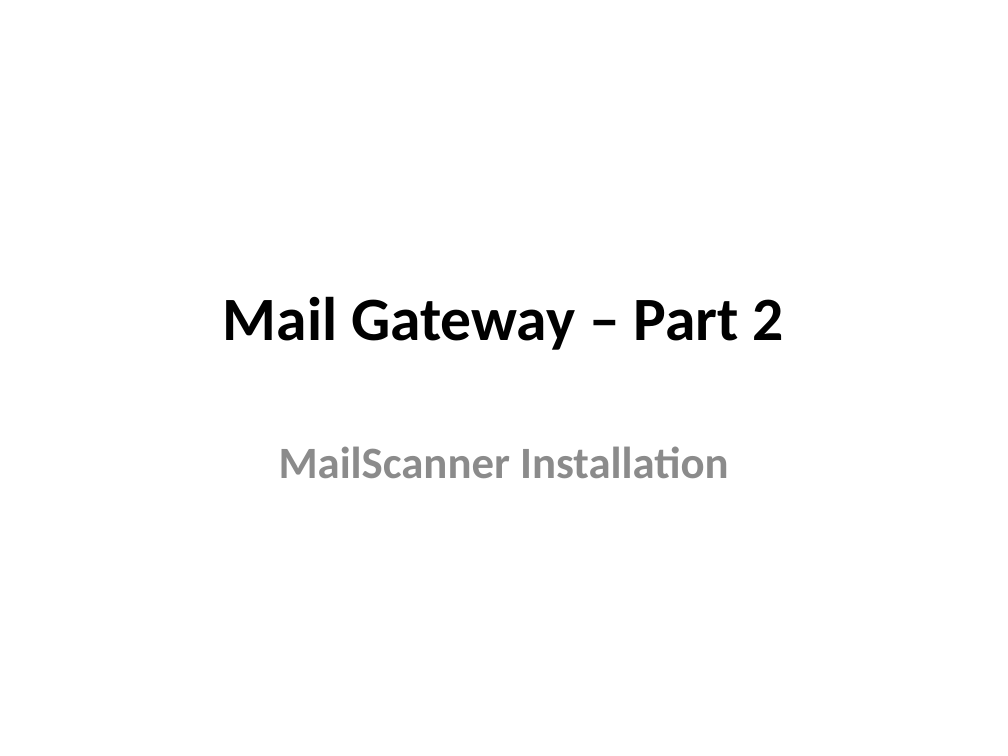
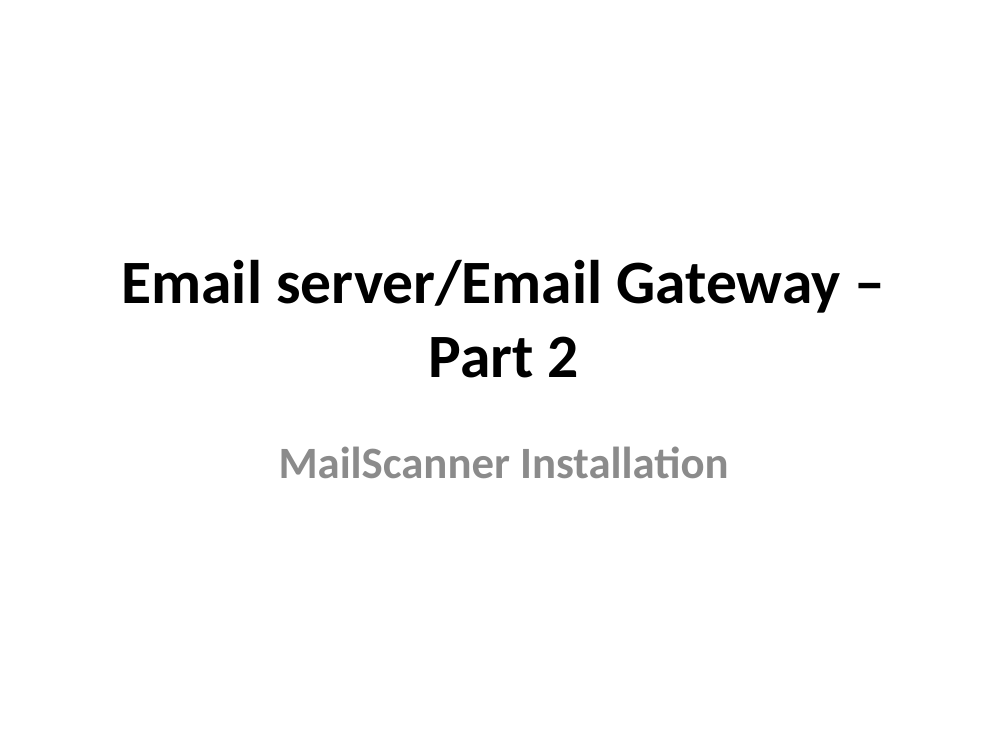
Before and after one commit to afnog/afnog.github.io, a slide deck: slide 1 of sse/postfix/mailgateway-pt2.pptx. Drawn at 1008x756 pixels with LibreOffice and Linux fonts; fonts in the diff are those of the drawing. Boxes give left, top, right and bottom in pixels: in the first picture for what was removed or moved away, otherwise in the second. Text is boxed around its words. In the diff, an @@ line names an element or a change of style, - is before the commit and + after.

```diff
--- a/sse/postfix/mailgateway-pt2.pptx
+++ b/sse/postfix/mailgateway-pt2.pptx
@@ title at (122,259,840,378): text changed @@
-Mail Gateway – Part 2
+Email server/Email Gateway – Part 2
```
Also in this commit, not shown: 7 other files.
